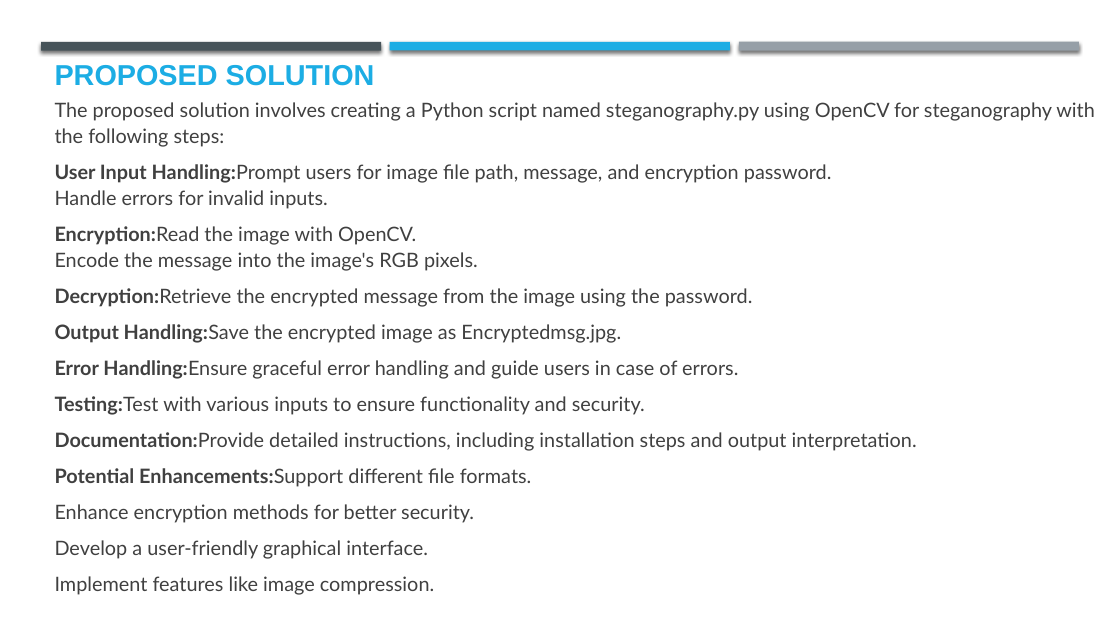
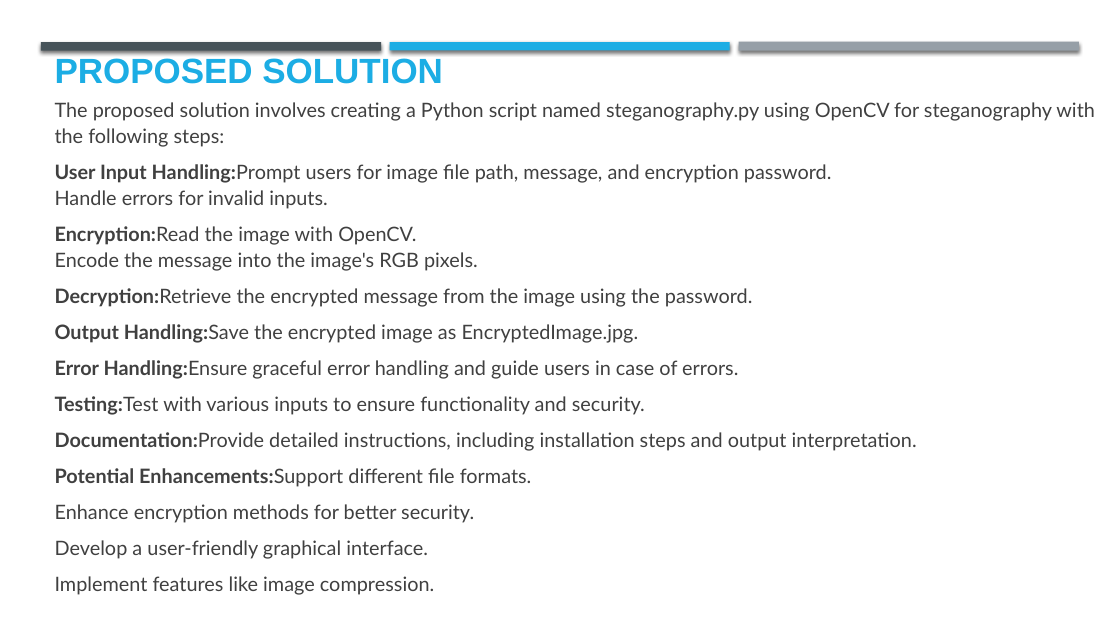
Before and after one commit to mdriz22/EDUNET-NAAN-MUDHALVAN, a slide deck: slide 4 of Steganography/Project template .pptx. Drawn at 1120x630 pixels with LibreOffice and Linux fonts; fonts in the diff are those of the drawing; background and template pictures are left out. Boxes give left, top, right and bottom in pixels: in the first picture for what was removed or moved away, otherwise in the second. Text is boxed around its words. In the diff, an @@ line names an element or a change of style, - is before the commit and + after.

```diff
--- a/Steganography/Project template .pptx
+++ b/Steganography/Project template .pptx
@@ text "PROPOSED SOLUTION" at box(55, 58, 443, 84): size 24.6 to 30.1 pt @@
@@ text at box(55, 324, 639, 343): text changed @@
-Output Handling:Save the encrypted image as Encryptedmsg.jpg.
+Output Handling:Save the encrypted image as EncryptedImage.jpg.
```
Also in this commit, not shown: 6 other slides changed, 1 slide added, 1 slide removed, 4 other files.
